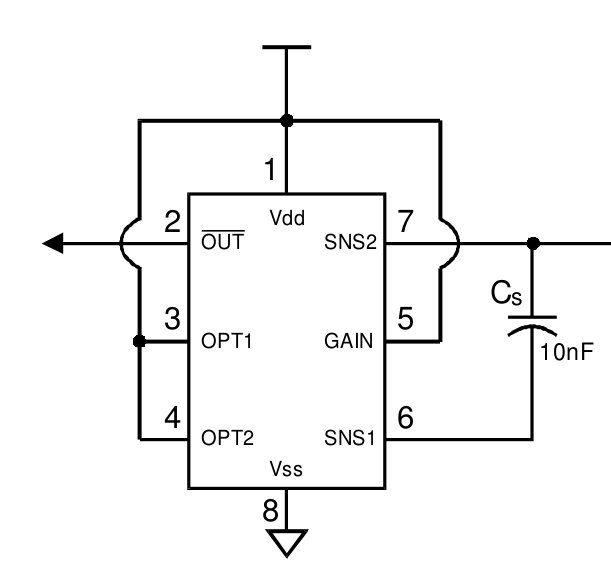
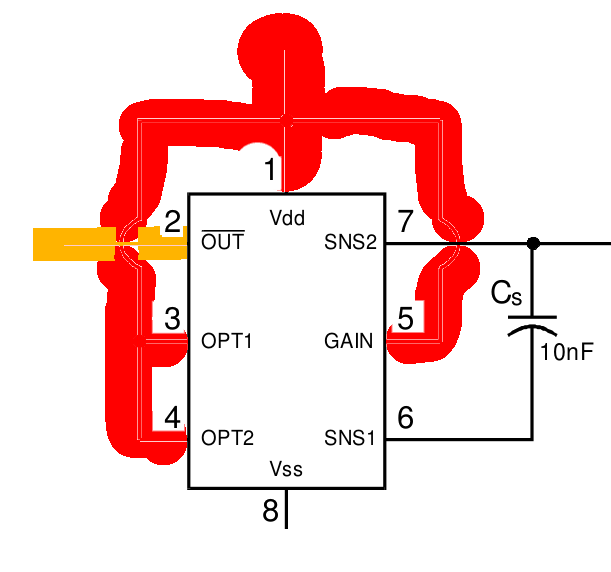
The second w=611, h=572 image is a revision of the first. Changes to its layers:
added layer "Livello #1" (lighten) above "Livello" over [33,226,187,261]
added layer "Livello" (lighten) above "qt113.png" over [97,13,484,465]
renamed "qt113.pdf" to "qt113.png", painted on it over [41,45,484,559]
